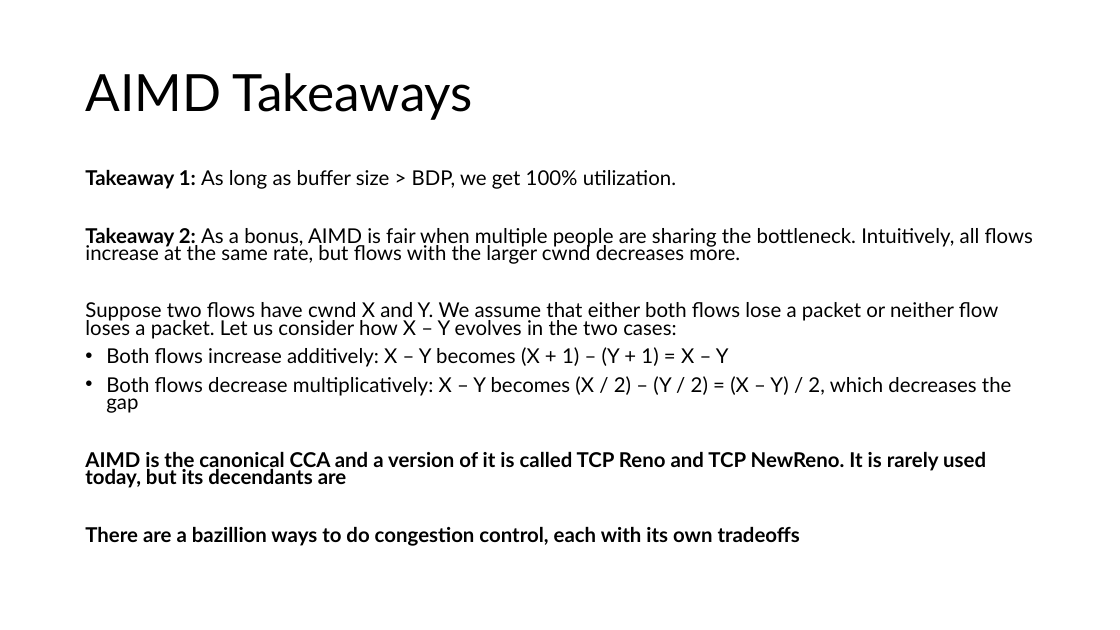
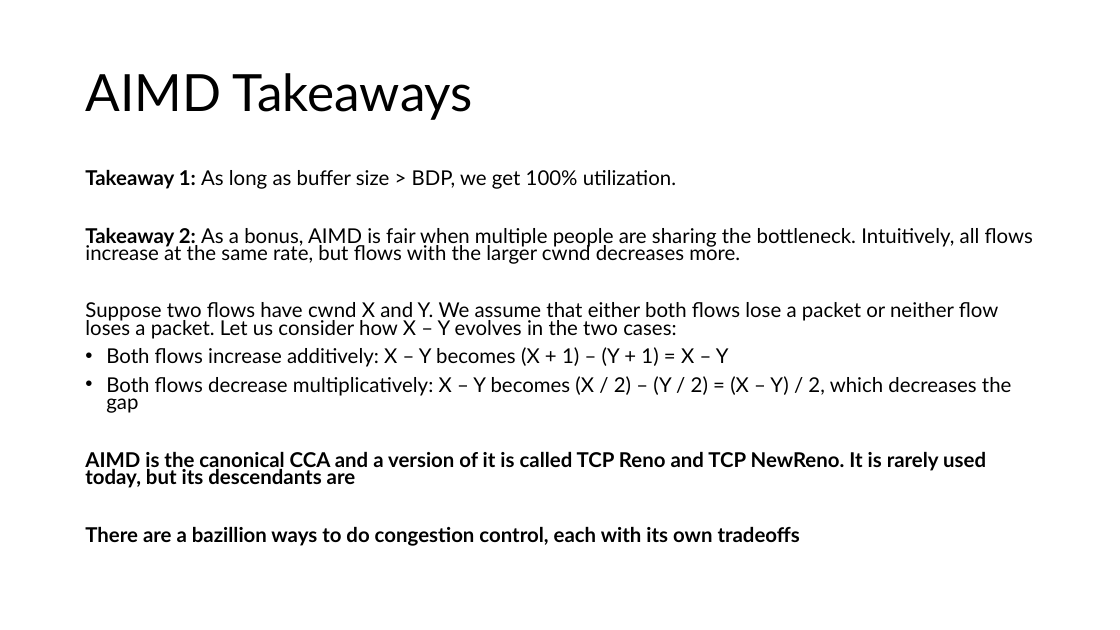
Before and after one commit to venkatarun95/mit_page, a slide deck: slide 23 of f25/assets/slides/lec15-congestion-control-1.pptx (slide 22 before the commit). Drawn at 1120x630 pixels with LibreOffice and Linux fonts; fonts in the diff are those of the drawing. Boxes give left, top, right and bottom in pixels: in the first picture for what was removed or moved away, otherwise in the second. Text is boxed around its words. In the diff, an @@ line names an element or a change of style, - is before the commit and + after.

```diff
--- a/f25/assets/slides/lec15-congestion-control-1.pptx
+++ b/f25/assets/slides/lec15-congestion-control-1.pptx
@@ text at <box>85,452,986,488</box>: text changed @@
-AIMD is the canonical CCA and a version of it is called TCP Reno and TCP NewReno. It is rarely used today, but its decendants are
+AIMD is the canonical CCA and a version of it is called TCP Reno and TCP NewReno. It is rarely used today, but its descendants are
```
Also in this commit, not shown: 4 other slides changed, 2 slides added, 1 slide removed, 3 other files.
